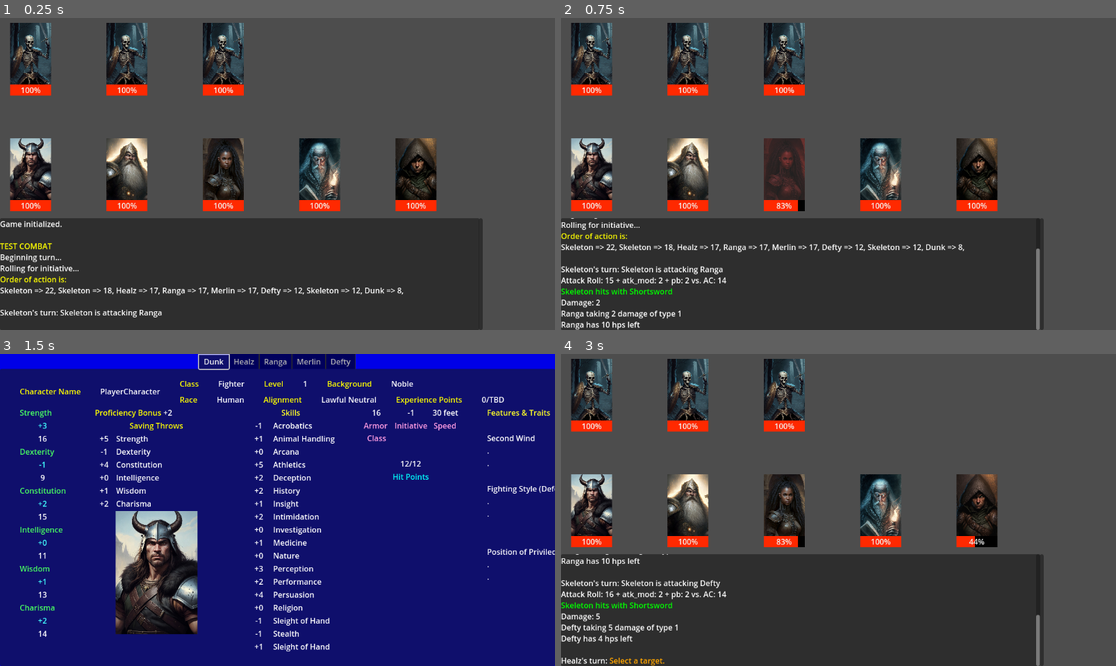
Above: before the commit, frames 1-4 (two rows, left to right).
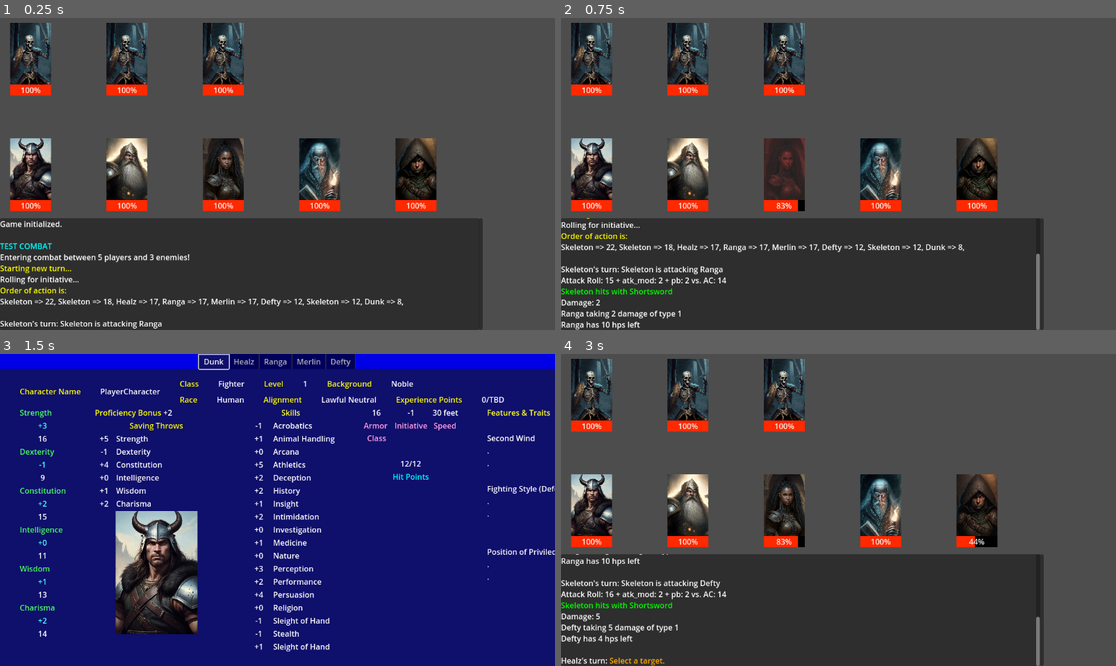
Above: after the commit, the same moments.

Repository: PaulHeraty/herra-dnd
Game: Godot game, scene res://scenes/Main.tscn
Same seed, same stepped clock (60 frames per second), same inputs: the game is played once before the commit and once after it.
Inputs:
- Up to frame 1 (0.25 s): no input
- Up to frame 2 (0.75 s): tap Enter at 0.5 s; hold Space (Advance) from 0.53 s (still down)
- Up to frame 3 (1.5 s): release Space (Advance) at 1.28 s; tap P (show_party_sheet) at 1.35 s
- Up to frame 4 (3 s): tap Space (Advance) at 2 s; hold Space (Advance) 2.03-2.78 s; tap Enter at 2.75 s; tap P (show_party_sheet) at 2.85 s

The runs differ from the first frame. In frame 1, 2.8% of the frame differs, in the area x 0-73%, y 72-100%; in frame 2, less than 0.1%; in frame 3, nothing differs; in frame 4, less than 0.1%.

Commit message:
Added full combat loop so that combat continues now until one side are all dead.

Diff:
--- a/autoload/CombatManager.gd
+++ b/autoload/CombatManager.gd
@@ -2,28 +2,69 @@
 
 var turn_order: Array[ICombatEntity] = []
 var target: ICombatEntity = null
+var players_alive: bool
+var enemies_alive: bool
+var combat_over: bool = false
+
+func enter_combat() -> void:
+	players_alive = true
+	enemies_alive = true
+	combat_over = false
+	var num_enemies: int = EnemyManager.enemy_list.size()
+	var num_players: int = PartyManager.party.size()
+	GameLog.add_entry("Entering combat between " + str(num_players) + " players and " + str(num_enemies) + " enemies!\n")
+
+	while players_alive and enemies_alive:
+		await turn_loop()
+	pass
 
 func turn_loop() -> void:
-	GameLog.add_entry("Beginning turn...\n")
+	GameLog.add_entry("[color=yellow]Starting new turn...\n[/color]")
 	turn_order.clear()
 	determine_initiative_order()
 
 	for actor in turn_order:
-		if actor.is_alive == false:
+		check_party_alive()
+		check_enemies_alive()
+
+		if combat_over:
+			GameLog.add_entry("Combat is over!!!")
+			return
+
+		if actor == null or actor.is_alive == false:
+			print("HERE")
 			continue
+
 		GameLog.add_entry("\n" + actor.entity_name + "'s turn: ")
 		# Choose action (attack, cast, etc)
+
 		# Select target
 		await select_target(actor)
-		if target == null:
-			GameLog.add_entry("[color=yellow]All of one side are DEAD![/color]\n")
-			return
 		GameLog.add_entry(actor.entity_name + " is attacking " + target.entity_name + "\n")
 		if actor.entity_type == actor.ENTITY_TYPE.ENEMY:
-			await GameLog.advance
-		make_attack(actor)
+			await GameLog.advance # wait for keypress
+		await make_attack(actor)
+
 		await get_tree().create_timer(0.5).timeout
-	GameLog.add_entry("End of turn...")
+	GameLog.add_entry("End of turn...\n\n")
+	pass
+
+func check_party_alive() -> void:
+	for p in PartyManager.party:
+		if p.is_alive:
+			players_alive = true
+	if not players_alive:
+		GameLog.add_entry("[color=red]All players are dead!\n")
+		combat_over = true
+	pass
+
+func check_enemies_alive() -> void:
+	if EnemyManager.enemy_list.size() > 0:
+		enemies_alive = true
+	else:
+		enemies_alive = false
+		GameLog.add_entry("[color=red]All enemies are dead!\n")
+		combat_over = true
 	pass
 
 func select_target(actor: ICombatEntity) -> void:
@@ -40,6 +81,8 @@
 	#return null
 
 func select_target_for_player_turn():
+	if enemies_alive == false:
+		return
 	GameLog.add_entry("[color=orange]Select a target.\n[/color]")
 	var signal_args = await EnemyManager.enemy_selected
 	target = signal_args
@@ -47,6 +90,8 @@
 func get_player_target() -> void:
 	var remaining_players: Array[ICombatEntity] = []
 	for actor in turn_order:
+		if actor == null:
+			continue
 		if actor.entity_type == actor.ENTITY_TYPE.PLAYER and actor.is_alive:
 			remaining_players.append(actor)
 	var target_index = randi_range(0, remaining_players.size()-1)
@@ -91,5 +136,6 @@
 	for key in dmg.keys():
 		var dmg_type: DamageComponent.DAMAGE_TYPE = key
 		var dmg_amount: int = dmg[key]
-		target.take_damage(dmg_type, dmg_amount)
+		# Need await here to ensure that enemy is correctly killed as needed
+		await target.take_damage(dmg_type, dmg_amount)
 	pass
--- a/characters/PlayerCharacter.gd
+++ b/characters/PlayerCharacter.gd
@@ -67,7 +67,7 @@
 	pass
 
 func player_dead() -> void:
-	GameLog.add_entry(entity_name + " is DEAD!!!!\n")
+	GameLog.add_entry(entity_name + " is UNCONSCIOUS!!!!\n")
 	is_alive = false
 	audio_stream_player.stream = death_audio
 	audio_stream_player.play()
--- a/enemy/Enemy.gd
+++ b/enemy/Enemy.gd
@@ -70,7 +70,7 @@
 	current_hp -= dmg_amount
 	GameLog.add_entry(entity_name + " has " + str(current_hp) + " hp left\n")
 	if current_hp <= 0:
-		enemy_dead()
+		await enemy_dead()
 	pass
 
 func enemy_dead() -> void:
@@ -80,6 +80,9 @@
 	audio_stream_player.play()
 	await animation_player.animation_finished
 	portrait.modulate = Color("ff0000", 0.5)
+	var i: int = EnemyManager.enemy_list.find(self)
+	EnemyManager.enemy_list.remove_at(i)
+	queue_free()
 	pass
 
 func attack_hit() -> void:
--- a/scenes/main.gd
+++ b/scenes/main.gd
@@ -13,9 +13,8 @@
 
 	PartyManager.setup_party()
 	EnemyManager.add_enemies()
+	draw_monsters()
 	draw_players()
-	draw_monsters()
-
 	#var p = PartyManager.party[2]
 	#GameLog.add_entry("[color=yellow]\nTest Ability Check[/color]\n")
 	#GameLog.add_entry(str(Rules.ability_check(p.core_data.stats.strength_mod, 10)))
@@ -37,9 +36,13 @@
 	#GameLog.add_entry("Weapon: " + skeleton.core_data.equipped_weapons[0].name +"\n")
 	#GameLog.add_entry("XP: " + str(skeleton.core_data.xp) +"\n")
 
-	GameLog.add_entry("[color=yellow]\nTEST COMBAT[/color]\n")
-	CombatManager.turn_loop()
+	GameLog.add_entry("[color=cyan]\nTEST COMBAT[/color]\n")
+	CombatManager.enter_combat()
 	pass
+
+func _process(_delta: float) -> void:
+	draw_monsters()
+	draw_players()
 
 func draw_players() -> void:
 	for i in PartyManager.party.size():
